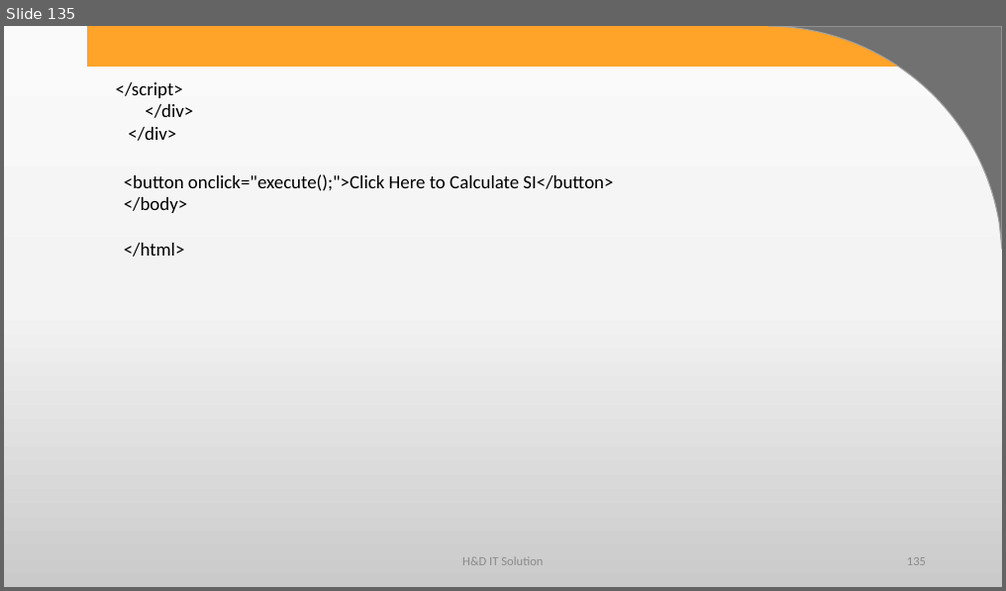
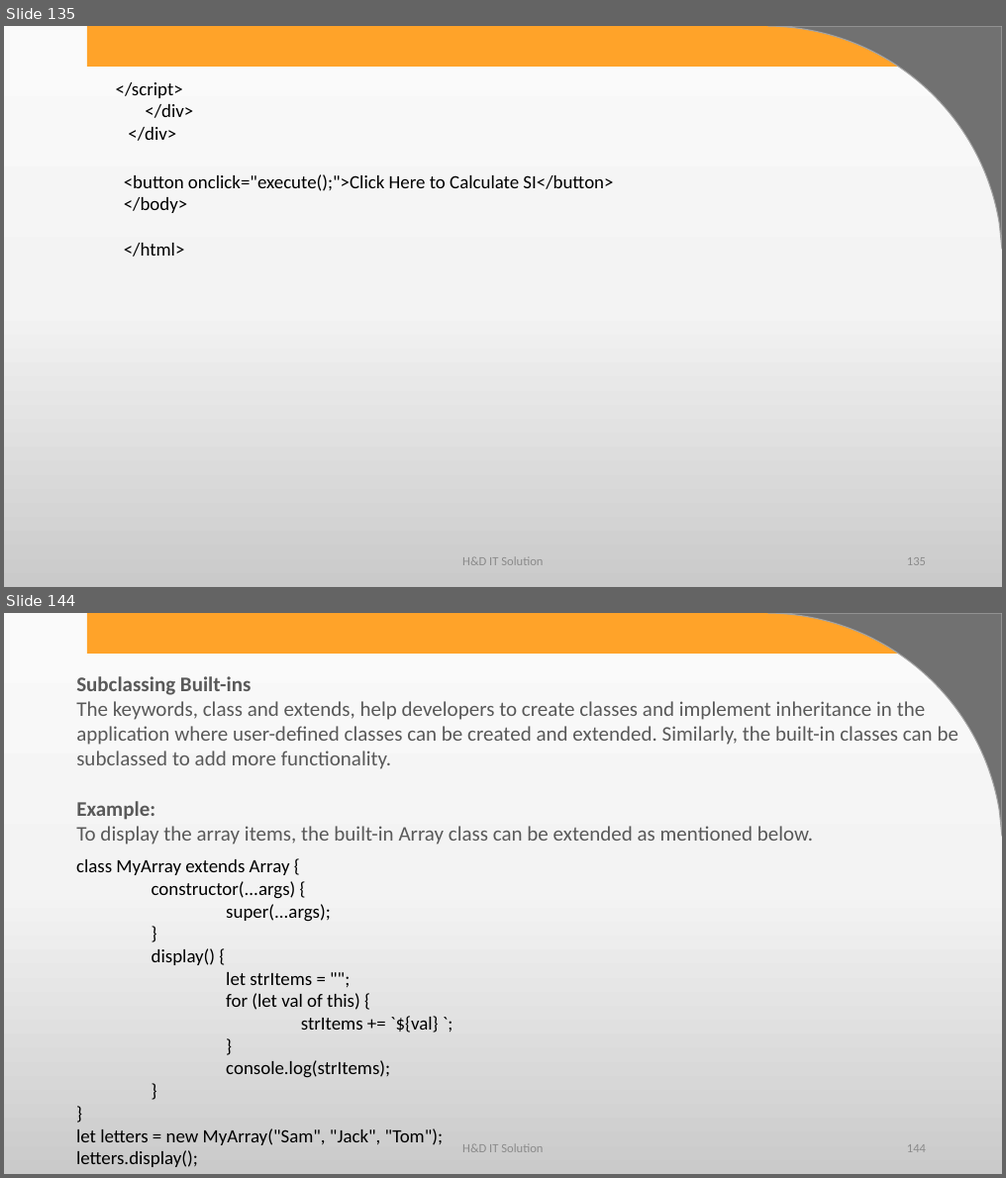
Before and after one commit to harshadasawant/javascript, a slide deck: ppt/JavaScript.pptx. Shown one above the other, each under a label of ours: slide 135 before the commit, slides 135 and 144 after it; the slides between them are not shown. The pictures are 1006x591 and 1006x1178 pixels, drawn with LibreOffice and Linux fonts; fonts in the diff are those of the drawing; background and template pictures are left out. Boxes give left, top, right and bottom in pixels: in the first picture for what was removed or moved away, otherwise in the second. Text is boxed around its words. In the diff, an @@ line names an element or a change of style, - is before the commit and + after.

Commit message:
exception class inheritance objects

```diff
--- a/ppt/JavaScript.pptx
+++ b/ppt/JavaScript.pptx
@@ slide 144 added at (4, 613, 1002, 1174), background gradient #FBFBFB to #F4F4F4 to #CBCBCB; not listed: 2 template elements that a slide beside it also shows @@
@@ text added at (76, 676, 958, 845), 20 pt, text #595959 @@
+Subclassing Built-ins
+The keywords, class and extends, help developers to create classes and implement inheritance in the application where user-defined classes can be created and extended. Similarly, the built-in classes can be subclassed to add more functionality.
+Example:
+To display the array items, the built-in Array class can be extended as mentioned below.
@@ text added at (76, 860, 443, 1167), 18 pt, text #000000 @@
+class MyArray extends Array {
+constructor(...args) {
+super(...args);
+}
+display() {
+let strItems = "";
+for (let val of this) {
+strItems += `${val} `;
+}
+console.log(strItems);
+}
+}
+let letters = new MyArray("Sam", "Jack", "Tom");
+letters.display();
@@ text added at (462, 1145, 543, 1153), 12 pt, text #8C8C8C @@
+H&D IT Solution
@@ page number added at (907, 1145, 926, 1153), 12 pt, text #8C8C8C @@
+144
```
Also in this commit, not shown: 34 other slides added, 2 other files.
